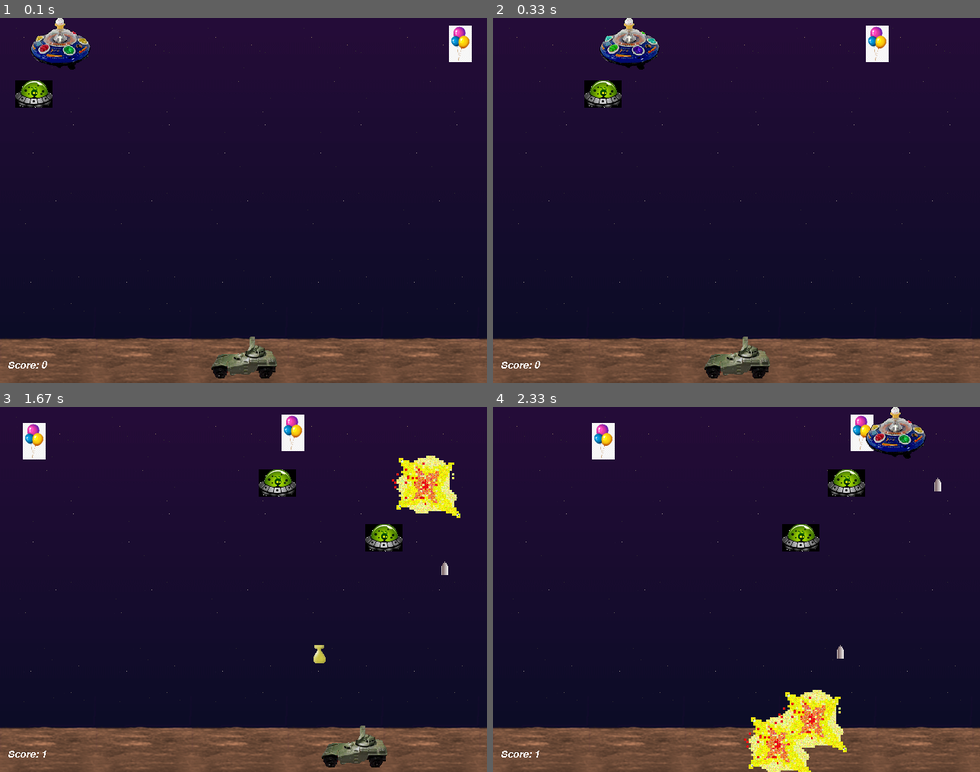
Above: before the commit, frames 1-4 (two rows, left to right).
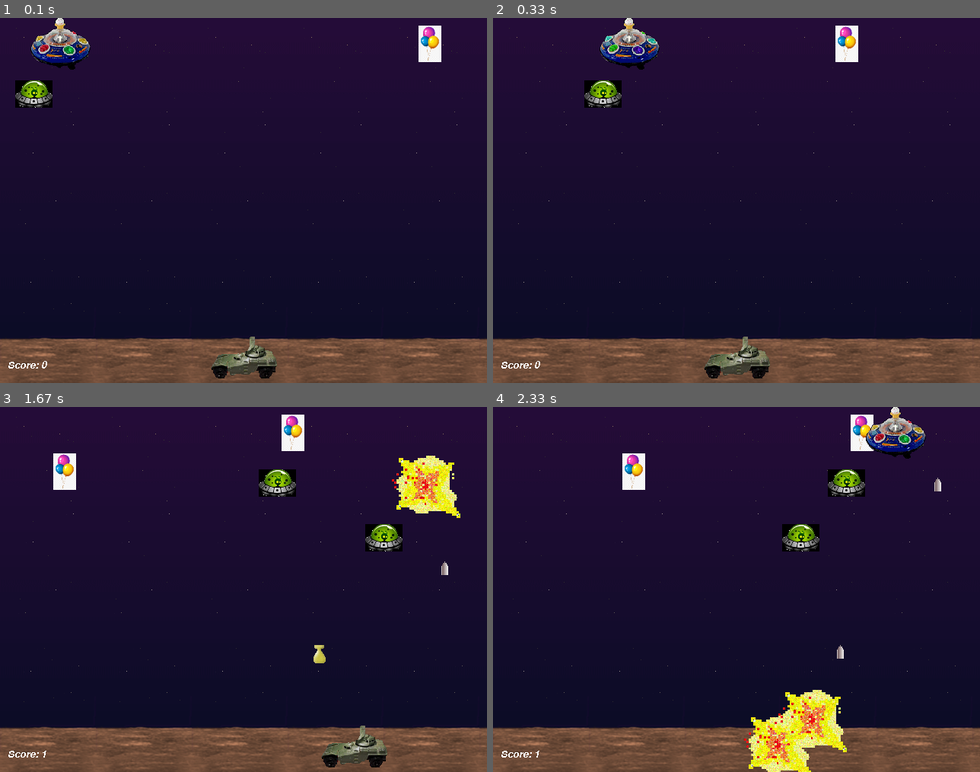
Above: after the commit, the same moments.

Repository: Arnwidh/alienpygame
Game: pygame game, started from pygame/aliens.py
Two runs of this game, one before a commit and one after it. Both use one fixed random seed, a clock stepped at 60 frames per second and the inputs below.
Inputs:
- Up to frame 1 (0.1 s): no input
- Up to frame 2 (0.33 s): no input
- Up to frame 3 (1.67 s): hold Right 0.33-0.8 s; hold Right 0.83-1.3 s; tap Space at 0.9, 1.2, 1.4 s; tap F at 0.98 s; hold Left from 1.33 s (still down)
- Up to frame 4 (2.33 s): tap Space at 1.7, 1.97, 2.27 s; release Left at 1.87 s; hold Left 1.9-2.3 s

The runs differ from the first frame. In frame 1, 0.9% of the frame differs, in the area x 85-97%, y 2-13%; in frame 2, 0.9%; in frame 3, 0.9%; in frame 4, 0.9%.

Commit message:
ändrade storlek på ballon

Diff:
--- a/pygame/aliens.py
+++ b/pygame/aliens.py
@@ -118,7 +118,7 @@
         pg.sprite.Sprite.__init__(self, self.containers)
         self.image = self.images[0]
         self.image = pg.transform.scale(self.image, (50, 50))
-        self.rect = pg.Rect(10, 10, 10, 10)
+        self.rect = pg.Rect(10, 10, 50, 50)
         self.facing = random.choice((-1, 1)) * Balloon.speed
         self.frame = 0
         if self.facing < 0:
